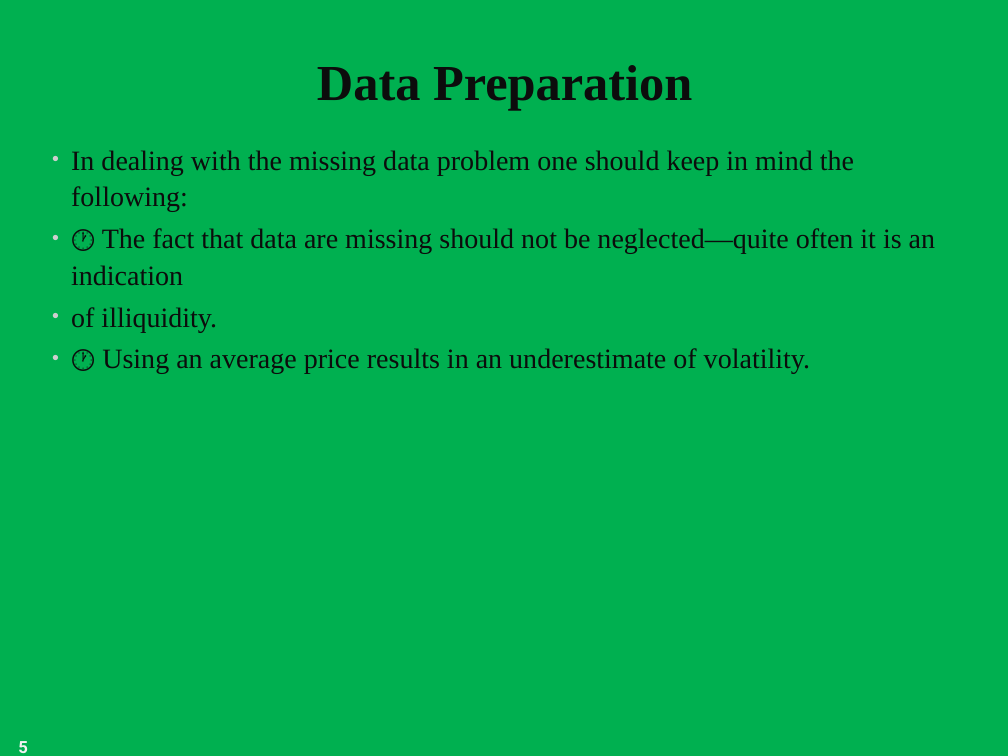
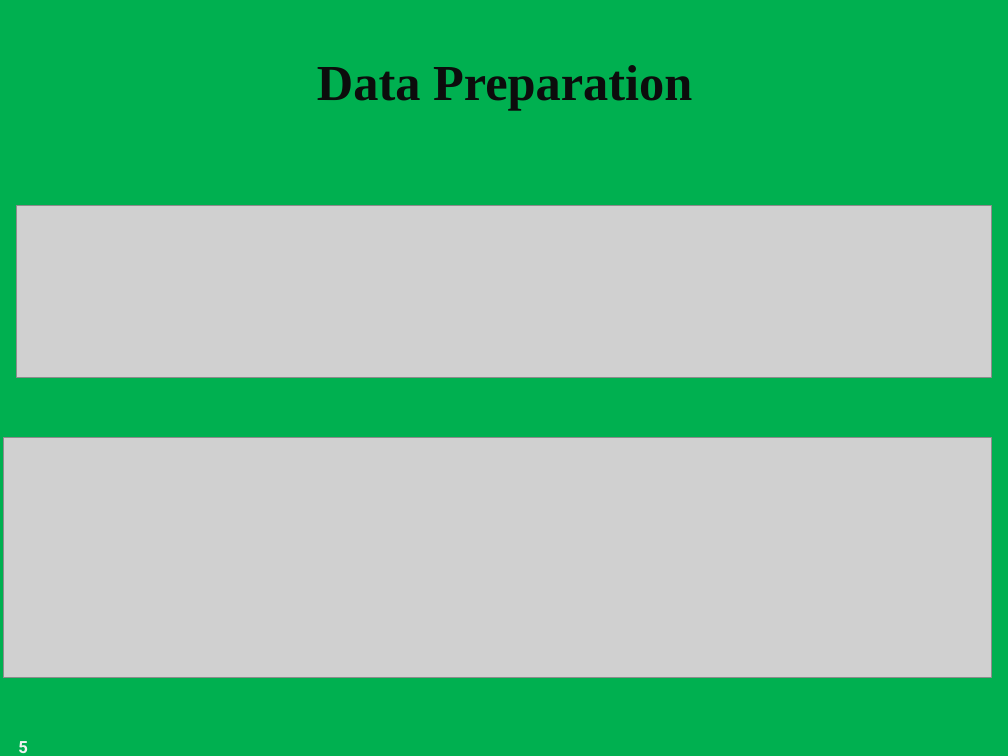
Before and after one commit to ghcn345/Stock-Market-Prediction, a slide deck: slide 5 of data/Stock Market Prediction.pptx. Drawn at 1008x756 pixels with LibreOffice and Linux fonts; fonts in the diff are those of the drawing; grey boxes stand for pictures; background and template pictures are left out. Boxes give left, top, right and bottom in pixels: in the first picture for what was removed or moved away, otherwise in the second. Text is boxed around its words. In the diff, an @@ line names an element or a change of style, - is before the commit and + after.

```diff
--- a/data/Stock Market Prediction.pptx
+++ b/data/Stock Market Prediction.pptx
@@ text removed at (x1=71, y1=150, x2=935, y2=374) @@
-• In dealing with the missing data problem one should keep in mind the following:
-• 🕐 The fact that data are missing should not be neglected—quite often it is an indication
-• of illiquidity.
-• 🕐 Using an average price results in an underestimate of volatility.
@@ picture added at (x1=17, y1=205, x2=992, y2=378) @@
@@ picture added at (x1=3, y1=437, x2=991, y2=678) @@
```
Also in this commit, not shown: 2 other slides changed, 4 slides added, 2 slides removed, 2 other files.
